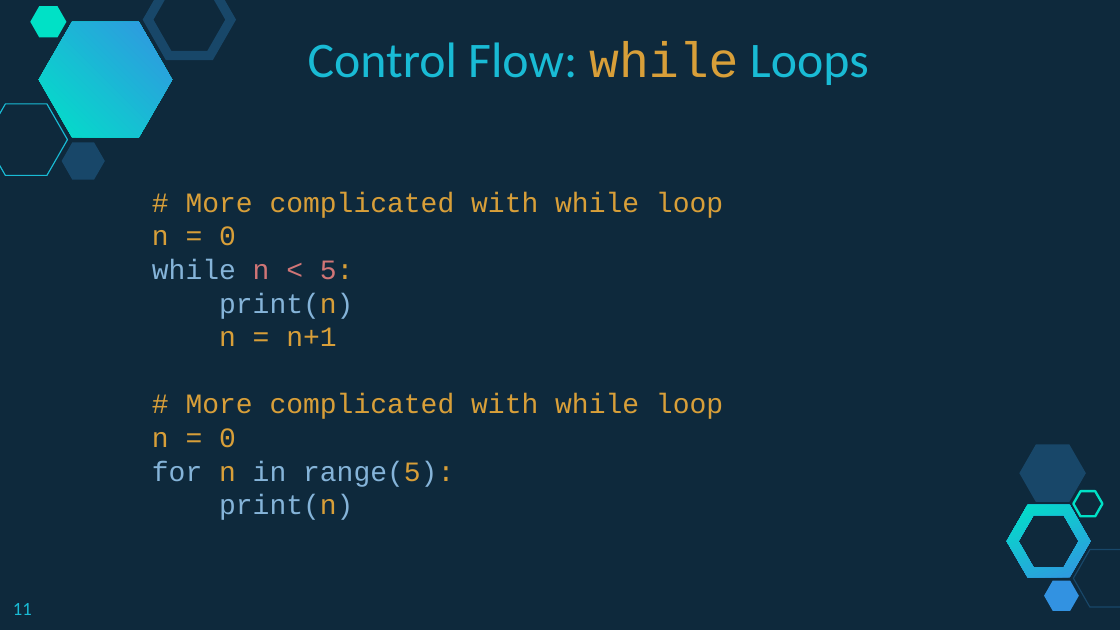
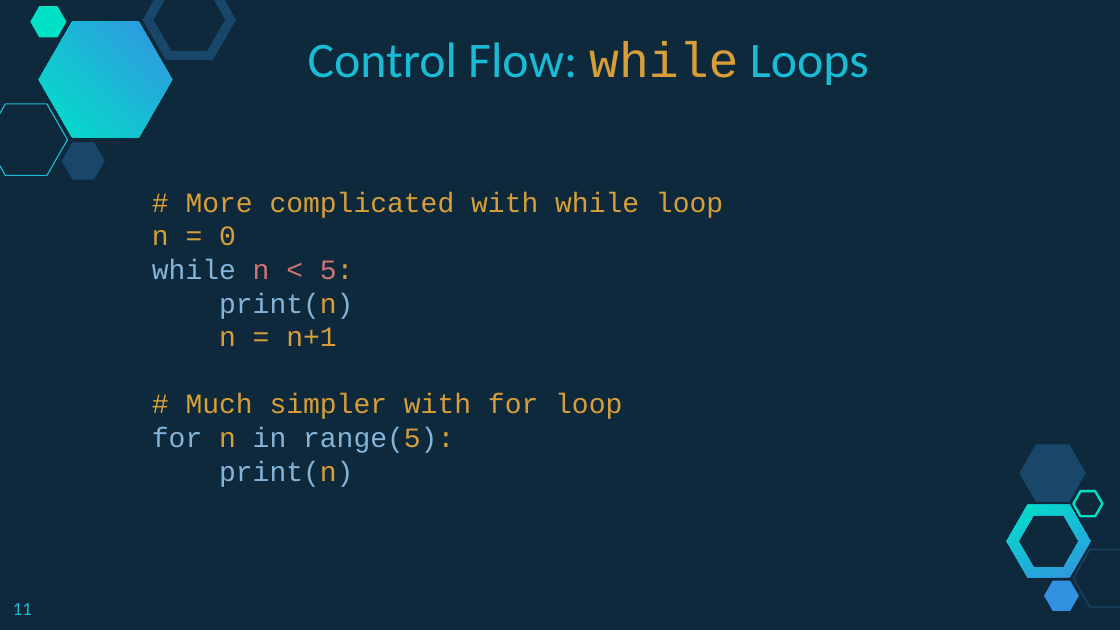
Before and after one commit to branhoff/python_class_101, a slide deck: slide 11 of lecture_slides/6_Python Lesson - Control Flow - While and For Loops.pptx. Drawn at 1120x630 pixels with LibreOffice and Linux fonts; fonts in the diff are those of the drawing. Boxes give left, top, right and bottom in pixels: in the first picture for what was removed or moved away, otherwise in the second. Text is boxed around its words. In the diff, an @@ line names an element or a change of style, - is before the commit and + after.

Commit message:
modified ppts and updated solutions

```diff
--- a/lecture_slides/6_Python Lesson - Control Flow - While and For Loops.pptx
+++ b/lecture_slides/6_Python Lesson - Control Flow - While and For Loops.pptx
@@ text at (x1=186, y1=394, x2=622, y2=419): text changed @@
-# More complicated with while loop
-n = 0
+# Much simpler with for loop
```
Also in this commit, not shown: 3 other files.
